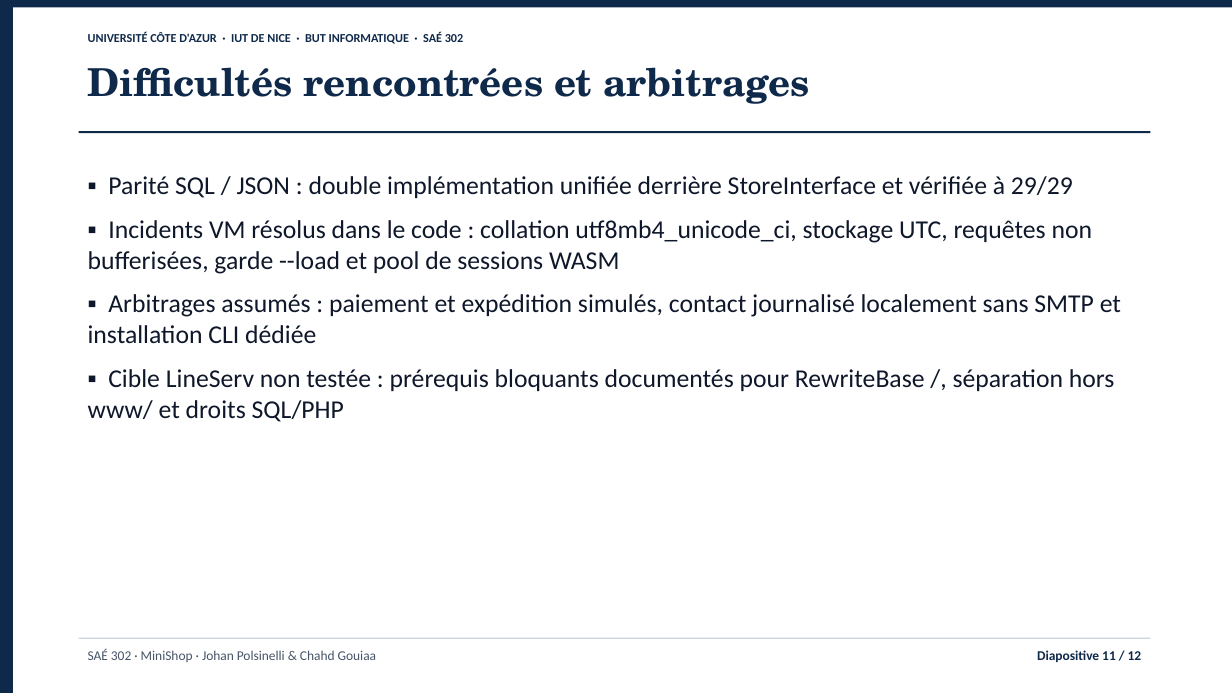
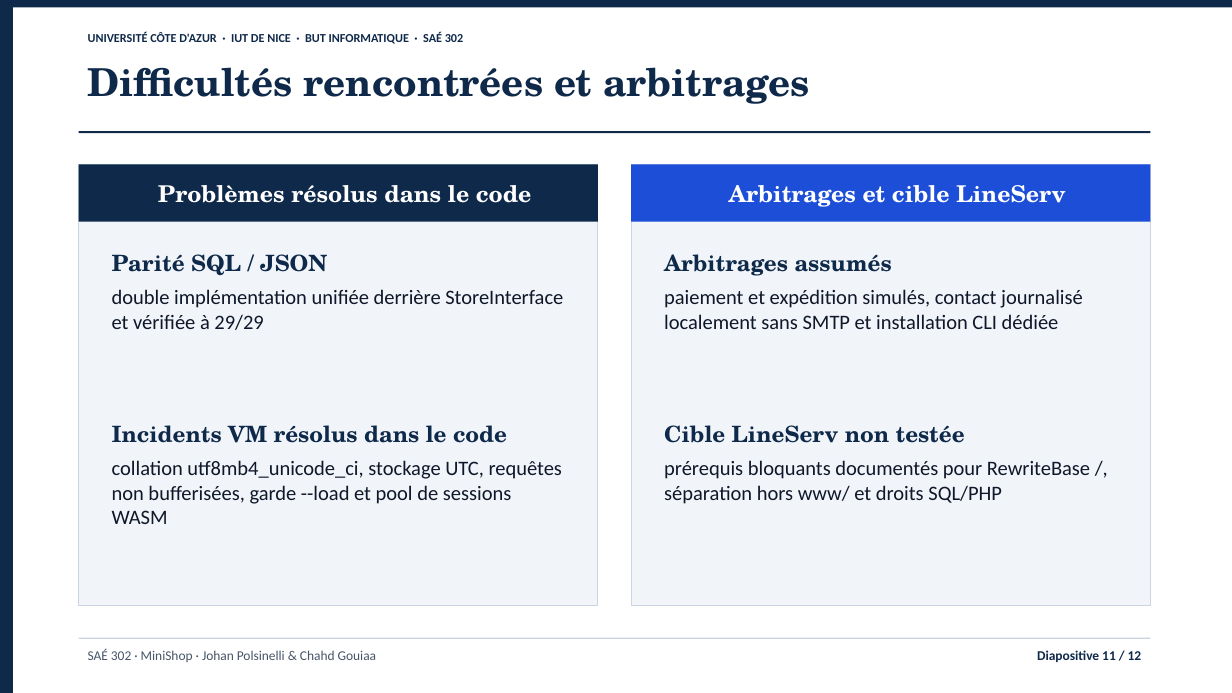
Before and after one commit to jojo8356/SAE-302, a slide deck: slide 11 of livrables/minishop-soutenance.pptx. Drawn at 1232x693 pixels with LibreOffice and Linux fonts; fonts in the diff are those of the drawing. Boxes give left, top, right and bottom in pixels: in the first picture for what was removed or moved away, otherwise in the second. Text is boxed around its words. In the diff, an @@ line names an element or a change of style, - is before the commit and + after.

```diff
--- a/livrables/minishop-soutenance.pptx
+++ b/livrables/minishop-soutenance.pptx
@@ rectangle added at bbox=[79, 165, 598, 605], fill #F1F5F9, outline #CBD5E1 0.75 pt @@
@@ rectangle added at bbox=[79, 165, 598, 222], fill #0F294A, 18 pt, text #FFFFFF, bold @@
+Problèmes résolus dans le code
@@ text removed at bbox=[88, 176, 1121, 422] @@
-▪ Parité SQL / JSON : double implémentation unifiée derrière StoreInterface et vérifiée à 29/29
-▪ Incidents VM résolus dans le code : collation utf8mb4_unicode_ci, stockage UTC, requêtes non bufferisées, garde --load et pool de sessions WASM
-▪ Arbitrages assumés : paiement et expédition simulés, contact journalisé localement sans SMTP et installation CLI dédiée
-▪ Cible LineServ non testée : prérequis bloquants documentés pour RewriteBase /, séparation hors www/ et droits SQL/PHP
@@ rectangle added at bbox=[631, 165, 1151, 605], fill #F1F5F9, outline #CBD5E1 0.75 pt @@
@@ rectangle added at bbox=[631, 165, 1151, 222], fill #1D4ED8, 18 pt, text #FFFFFF, bold @@
+Arbitrages et cible LineServ
@@ text added at bbox=[112, 254, 563, 330], 16 pt, text #0F172A @@
+Parité SQL / JSON
+double implémentation unifiée derrière StoreInterface et vérifiée à 29/29
@@ text added at bbox=[664, 254, 1083, 329], 16 pt, text #0F172A @@
+Arbitrages assumés
+paiement et expédition simulés, contact journalisé localement sans SMTP et installation CLI dédiée
@@ text added at bbox=[112, 425, 562, 524], 16 pt, text #0F172A @@
+Incidents VM résolus dans le code
+collation utf8mb4_unicode_ci, stockage UTC, requêtes non bufferisées, garde --load et pool de sessions WASM
@@ text added at bbox=[664, 425, 1090, 504], 16 pt, text #0F172A @@
+Cible LineServ non testée
+prérequis bloquants documentés pour RewriteBase /, séparation hors www/ et droits SQL/PHP
```
Also in this commit, not shown: 7 other slides changed, 7 other files.
